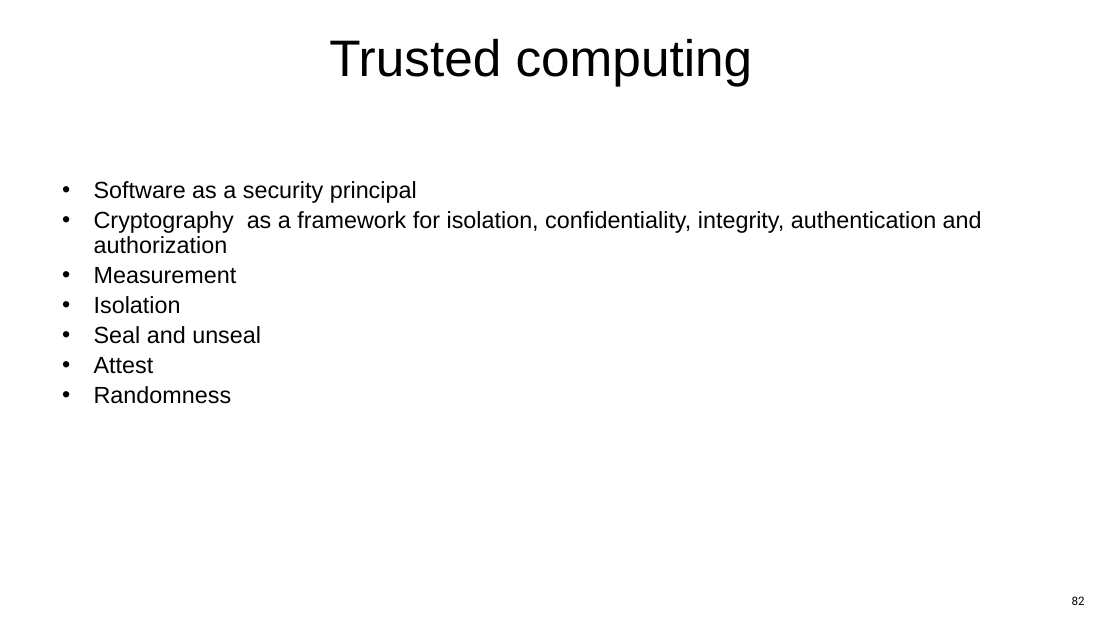
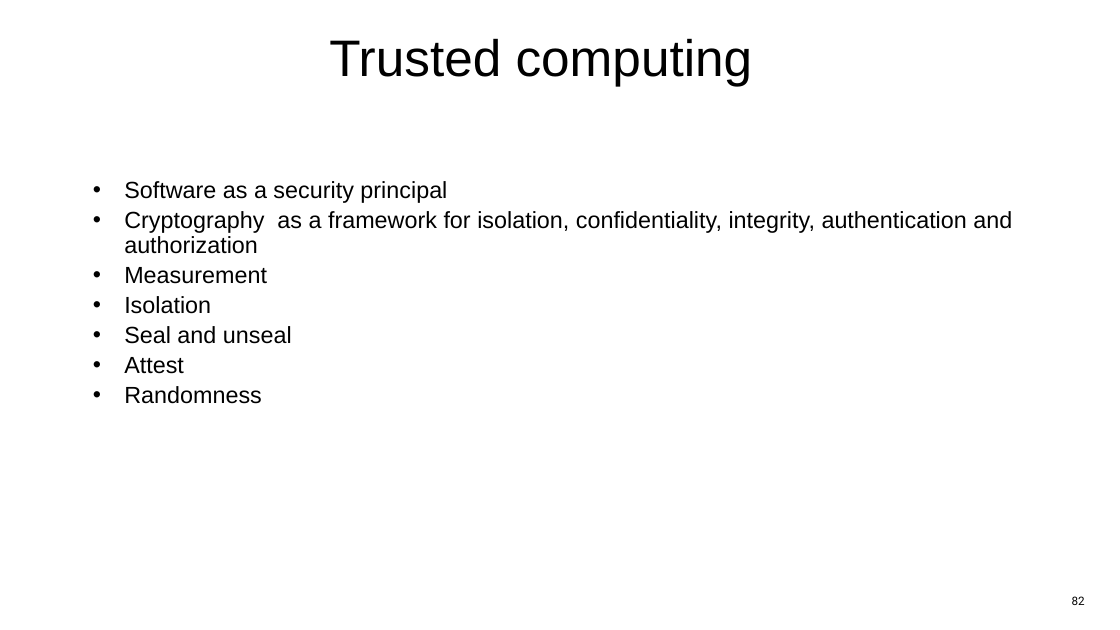
Before and after one commit to jlmucb/class_notes, a slide deck: slide 82 of IoT/pptx/IoTSoftwareNetworking.pptx. Drawn at 1120x630 pixels with LibreOffice and Linux fonts; fonts in the diff are those of the drawing. Boxes give left, top, right and bottom in pixels: in the first picture for what was removed or moved away, otherwise in the second. Text is boxed around its words. In the diff, an @@ line names an element or a change of style, - is before the commit and + after.

```diff
--- a/IoT/pptx/IoTSoftwareNetworking.pptx
+++ b/IoT/pptx/IoTSoftwareNetworking.pptx
@@ text "Software as a security principal": place and size @@
-text "Software as a security principal" at [94, 181, 982, 404]
+text "Software as a security principal" at [124, 181, 1012, 404]
```
Also in this commit, not shown: 17 other slides changed, 1 other file.
